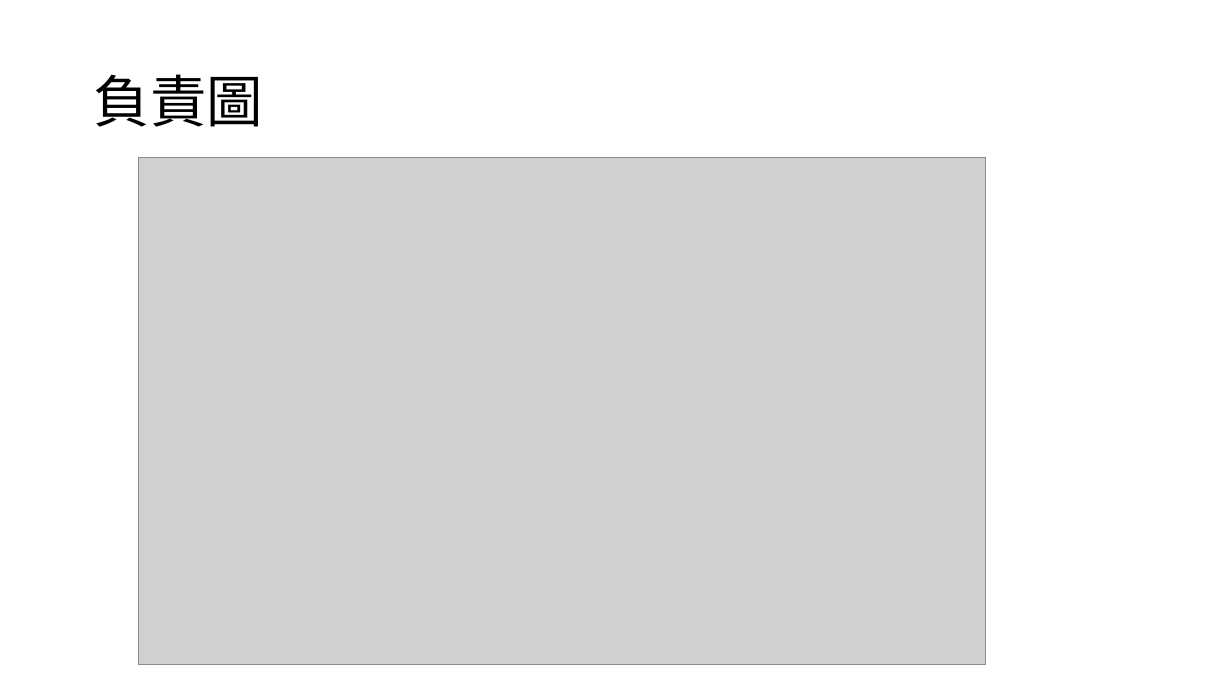
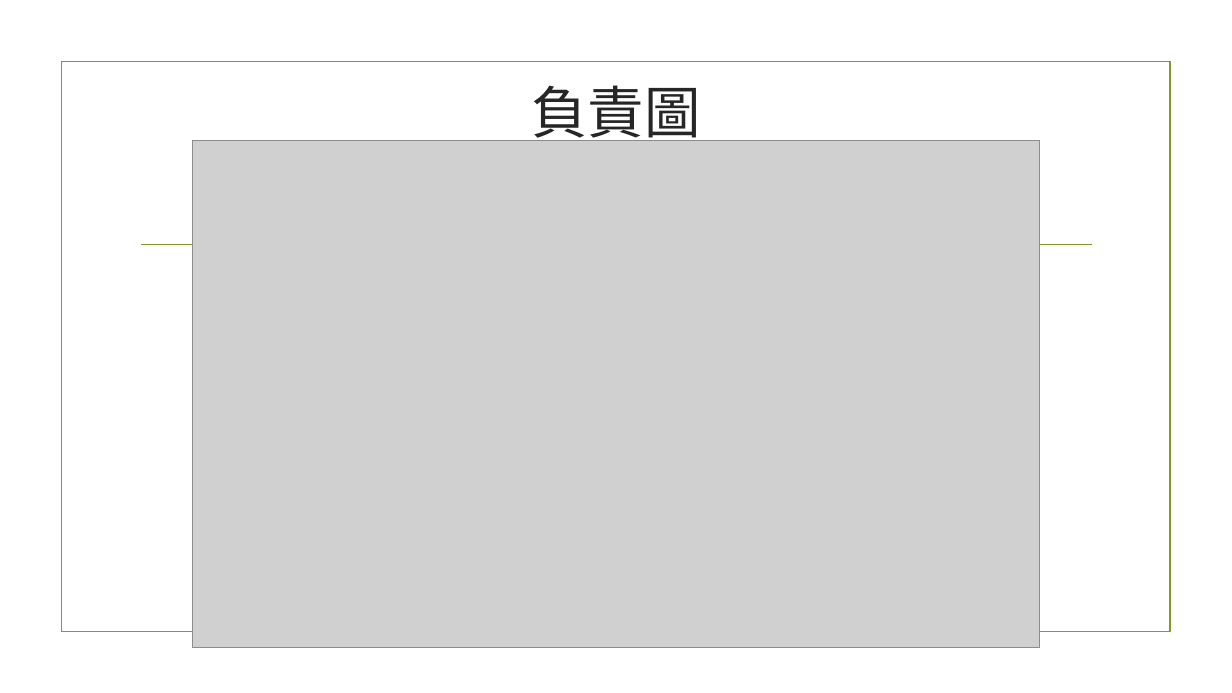
Before and after one commit to kewen0604/107_SE_Team2, a slide deck: slide 16 of 軟體工程期末專題報告.pptx. Drawn at 1232x693 pixels with LibreOffice and Linux fonts; fonts in the diff are those of the drawing; grey boxes stand for pictures; background and template pictures are left out. Boxes give left, top, right and bottom in pixels: in the first picture for what was removed or moved away, otherwise in the second. Text is boxed around its words. In the diff, an @@ line names an element or a change of style, - is before the commit and + after.

```diff
--- a/軟體工程期末專題報告.pptx
+++ b/軟體工程期末專題報告.pptx
@@ title "負責圖": place and size @@
-title "負責圖" at (94,74,263,127)
+title "負責圖" at (531,85,700,148)
@@ title "負責圖" at (531,85,700,148): font Calibri to Times New Roman, text colour #000000 to #262626; alignment left to centre; line spacing 0.9 to 1 @@
@@ rectangle added at (61,62,1170,632), outline #83992A 1.25 pt @@
@@ picture: place and size @@
-picture at (138,157,986,665)
+picture at (192,140,1041,648)
@@ line added from (141, 245) to (1092, 245), #83992A 1.25 pt @@
```
Also in this commit, not shown: 16 other slides changed.
